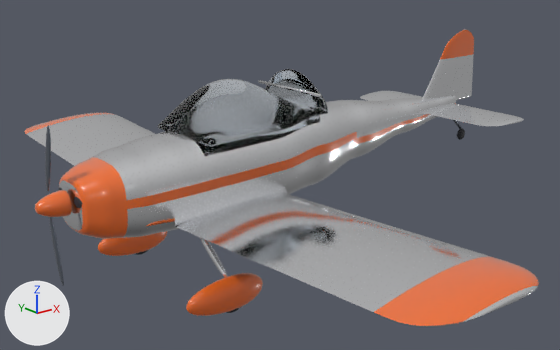
A saved change to the Blender file assets/models/rv7.blend.
Camera for both pictures: a camera (50 mm lens) standing at (-2.62, -6.81, 2.49) and looking at (2.88, 0.07, -0.26). Lighting does not change. The marker at lower left points along +X, +Y and +Z. The picture after the commit comes second.

The scene before the commit, as lines of its bpy script (objects in view):
```python
ob_canopy = bpy.data.objects.new('Canopy', me_canopy)
ob_canopy.parent = ob_rv7
ob_canopy.location = (0.0, 0.0, 0.0)
ob_fin = bpy.data.objects.new('Fin', me_fin)
ob_fin.parent = ob_rv7
ob_fin.location = (0.0, 0.0, 0.0)
ob_fuselage = bpy.data.objects.new('Fuselage', me_fuselage)
ob_fuselage.parent = ob_rv7
ob_fuselage.location = (0.0, 0.0, 0.0)
ob_hstab = bpy.data.objects.new('HStab', me_hstab)
ob_hstab.parent = ob_rv7
ob_hstab.location = (0.0, 0.0, 0.0)
ob_spinner = bpy.data.objects.new('Spinner', me_spinner)
ob_spinner.parent = ob_rv7
ob_spinner.location = (0.0, 0.0, 0.0)
ob_wheelpant = bpy.data.objects.new('WheelPant', me_wheelpant)
ob_wheelpant.parent = ob_rv7
ob_wheelpant.location = (1.46, 0.95, -0.98)
ob_wheelpant_001 = bpy.data.objects.new('WheelPant.001', me_wheelpant_001)
ob_wheelpant_001.parent = ob_rv7
ob_wheelpant_001.location = (1.46, -0.95, -0.98)
ob_wing = bpy.data.objects.new('Wing', me_wing)
ob_wing.parent = ob_rv7
ob_wing.location = (0.0, 0.0, 0.0)
```
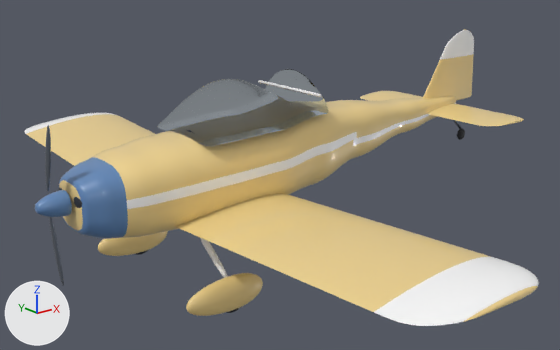
Boxes (x1, y1, x2, y2) around the edits, measured in the pictures (560 x 350 px):
'Wing', recoloured (lighter)
    both: (24, 113, 539, 326)
'Fuselage', recoloured
    both: (59, 96, 456, 239)
'Canopy', surface changed
    both: (158, 69, 328, 146)
'Fin', recoloured
    both: (423, 29, 474, 100)
'WheelPant.001', recoloured, surface changed (orange to yellow)
    both: (186, 273, 263, 316)
'HStab', recoloured (white to yellow)
    both: (360, 91, 524, 126)
'WheelPant', recoloured, surface changed (lighter)
    both: (98, 231, 168, 256)
'Spinner', recoloured (orange to blue)
    both: (35, 190, 72, 217)
part 1 of me_fuselage, recoloured
    both: (59, 96, 456, 238)
part 2 of me_fuselage, recoloured
    both: (127, 103, 456, 209)
part 3 of me_wing, recoloured (white to yellow)
    both: (27, 114, 538, 322)
part 4 of me_wing, recoloured
    both: (24, 113, 539, 326)
part 5 of me_fin, recoloured
    both: (423, 29, 474, 100)
part 6 of me_fin, recoloured (orange to white)
    both: (440, 30, 474, 59)

The change, as a diff of the scene's bpy script:
```diff
--- a/assets/models/rv7.blend.py
+++ b/assets/models/rv7.blend.py
@@ mat_accent @@
 mat_accent = principled_material('Accent')
-mat_accent.base_color = (0.888, 0.147, 0.0123)  # orange #f26b1d
+mat_accent.base_color = (0.112, 0.238, 0.479)  # blue #5e86b8
 mat_accent.roughness = 0.28
@@ mat_canopy @@
 mat_canopy.transmission_weight = 1.0
+mat_canopy.ior = 1.03
@@ mat_body @@
+mat_body = principled_material('Body')
+mat_body.base_color = (0.888, 0.665, 0.27)  # yellow #f2d58e
+mat_body.roughness = 0.42
+mat_body.coat_weight = 0.5
@@ mat_trim @@
+mat_trim = principled_material('Trim')
+mat_trim.base_color = (1.0, 1.0, 1.0)  # white #ffffff
+mat_trim.roughness = 0.4
+mat_trim.coat_weight = 0.5
@@ me_fuselage @@
 me_fuselage.from_pydata(...)  # 4370 vertices, 4416 faces; spans x 0.22..5.95, y -0.59..0.59, z -0.46..0.58
 # used by ob_fuselage; parent = ob_rv7; location = (0.0, 0.0, 0.0)
+# me_fuselage part 1: all 3958 faces that had it switch from mat_polishedaluminium (white #f5f6f8) to mat_body (yellow #f2d58e)
+# me_fuselage part 2: 170 of the faces centred in x 0.63..5.92, y -0.59..0.59, z 0.01..0.21 switch from mat_accent (orange #f26b1d) to mat_trim (white #ffffff)
@@ me_wing @@
 me_wing.from_pydata(...)  # 1970 vertices, 2016 faces; spans x 1.11..2.58, y -3.81..3.81, z -0.44..-0.03
 # used by ob_wing; parent = ob_rv7; location = (0.0, 0.0, 0.0)
+# me_wing part 3: all 1776 faces that had it switch from mat_polishedaluminium (white #f5f6f8) to mat_body (yellow #f2d58e)
+# me_wing part 4: all 240 faces that had it switch from mat_accent (orange #f26b1d) to mat_trim (white #ffffff)
@@ me_hstab @@
 me_hstab.from_pydata(...)  # 1010 vertices, 1056 faces; spans x 5.15..5.93, y -1.22..1.22, z 0.18..0.23
-me_hstab.materials.append(mat_polishedaluminium)  # white #f5f6f8
+me_hstab.materials.append(mat_body)  # yellow #f2d58e
@@ me_fin @@
 me_fin.from_pydata(...)  # 1202 vertices, 1248 faces; spans x 5.18..6.32, y -0.036..0.057, z 0.24..1.22
 # used by ob_fin; parent = ob_rv7; location = (0.0, 0.0, 0.0)
+# me_fin part 5: all 816 faces that had it switch from mat_polishedaluminium (white #f5f6f8) to mat_body (yellow #f2d58e)
+# me_fin part 6: all 432 faces that had it switch from mat_accent (orange #f26b1d) to mat_trim (white #ffffff)
@@ me_wheelpant @@
 me_wheelpant.from_pydata(...)  # 482 vertices, 512 faces; spans x -0.555..0.375, y -0.108..0.108, z -0.186..0.186
 # used by ob_wheelpant; parent = ob_rv7; location = (1.46, 0.95, -0.98)
+# me_wheelpant part 7: 512 faces spanning x -0.555..0.375, y -0.108..0.108, z -0.186..0.186 switch from mat_accent (orange #f26b1d) to mat_body (yellow #f2d58e)
@@ me_wheelpant_001 @@
 me_wheelpant_001.from_pydata(...)  # 482 vertices, 512 faces; spans x -0.555..0.375, y -0.108..0.108, z -0.186..0.186
 # used by ob_wheelpant_001; parent = ob_rv7; location = (1.46, -0.95, -0.98)
+# me_wheelpant_001 part 8: 512 faces spanning x -0.555..0.375, y -0.108..0.108, z -0.186..0.186 switch from mat_accent (orange #f26b1d) to mat_body (yellow #f2d58e)
```
